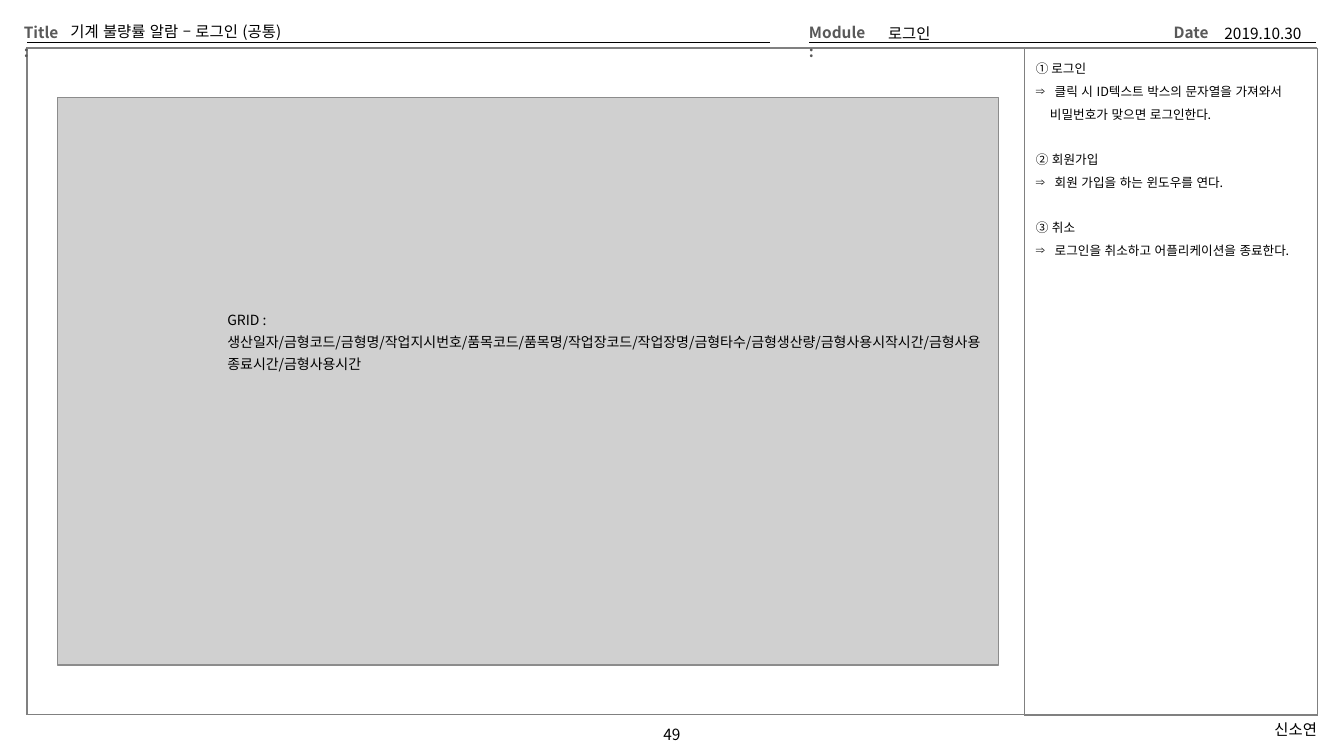
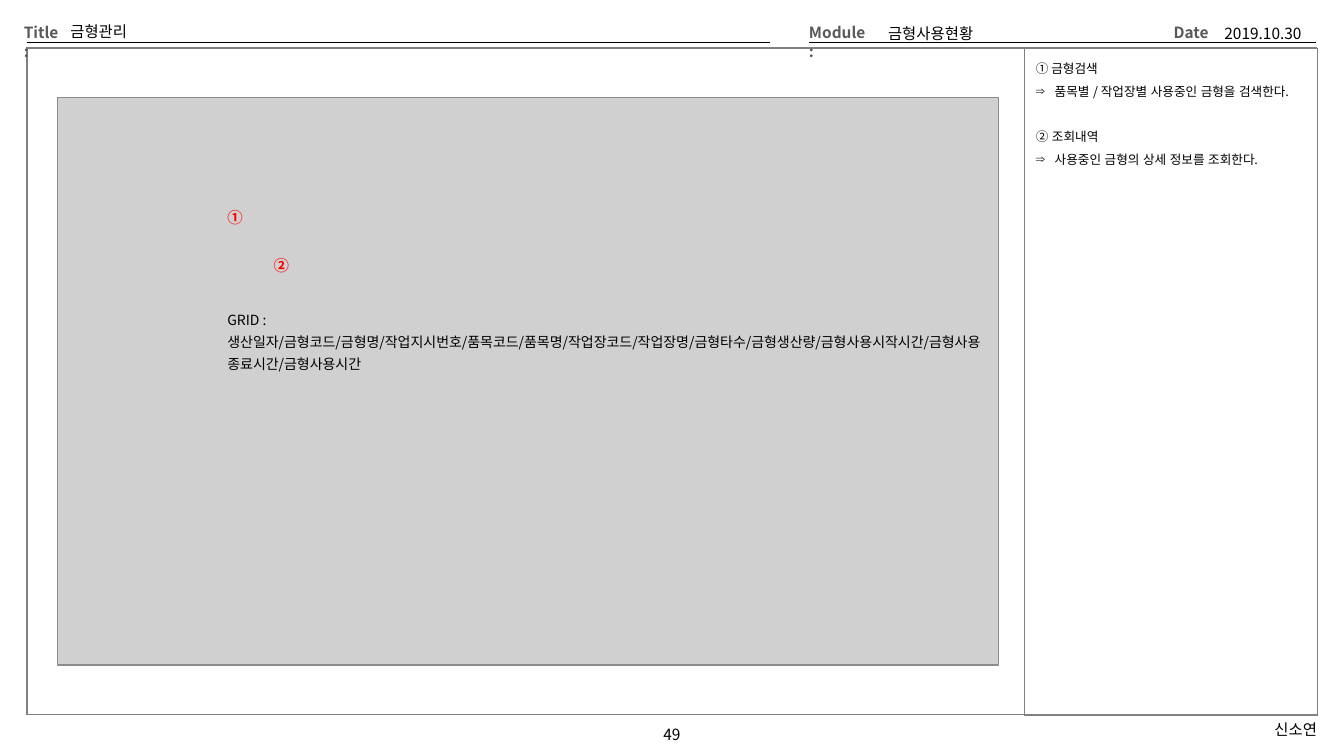
Before and after one commit to Cliedy-s/Team4, a slide deck: slide 49 of source/TEMP/Team4화면설계 - 김상영.pptx. Drawn at 1344x756 pixels with LibreOffice and Linux fonts; fonts in the diff are those of the drawing; grey boxes stand for pictures. Boxes give left, top, right and bottom in pixels: in the first picture for what was removed or moved away, otherwise in the second. Text is boxed around its words. In the diff, an @@ line names an element or a change of style, - is before the commit and + after.

```diff
--- a/source/TEMP/Team4화면설계 - 김상영.pptx
+++ b/source/TEMP/Team4화면설계 - 김상영.pptx
@@ title at (x1=70, y1=24, x2=127, y2=39): text changed @@
-기계 불량률 알람 – 로그인 (공통)
+금형관리
@@ text at (x1=888, y1=26, x2=973, y2=43): text changed @@
-로그인
+금형사용현황
@@ text at (x1=1036, y1=62, x2=1289, y2=165): text changed @@
-① 로그인
-⇒ 클릭 시 ID텍스트 박스의 문자열을 가져와서
-비밀번호가 맞으면 로그인한다.
-② 회원가입
-⇒ 회원 가입을 하는 윈도우를 연다.
-③ 취소
-⇒ 로그인을 취소하고 어플리케이션을 종료한다.
+① 금형검색
+⇒ 품목별 / 작업장별 사용중인 금형을 검색한다.
+② 조회내역
+⇒ 사용중인 금형의 상세 정보를 조회한다.
@@ text added at (x1=227, y1=210, x2=242, y2=225), 11 pt, text #FF0000, bold @@
+①
@@ text added at (x1=274, y1=258, x2=289, y2=273), 11 pt, text #FF0000, bold @@
+②
```
Also in this commit, not shown: 13 other slides changed, 1 other file.
